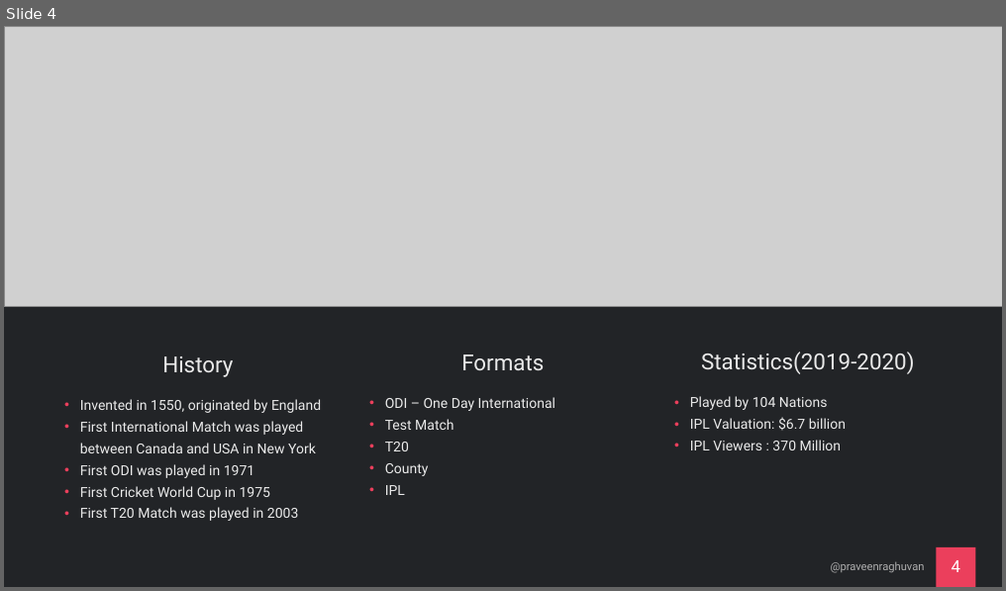
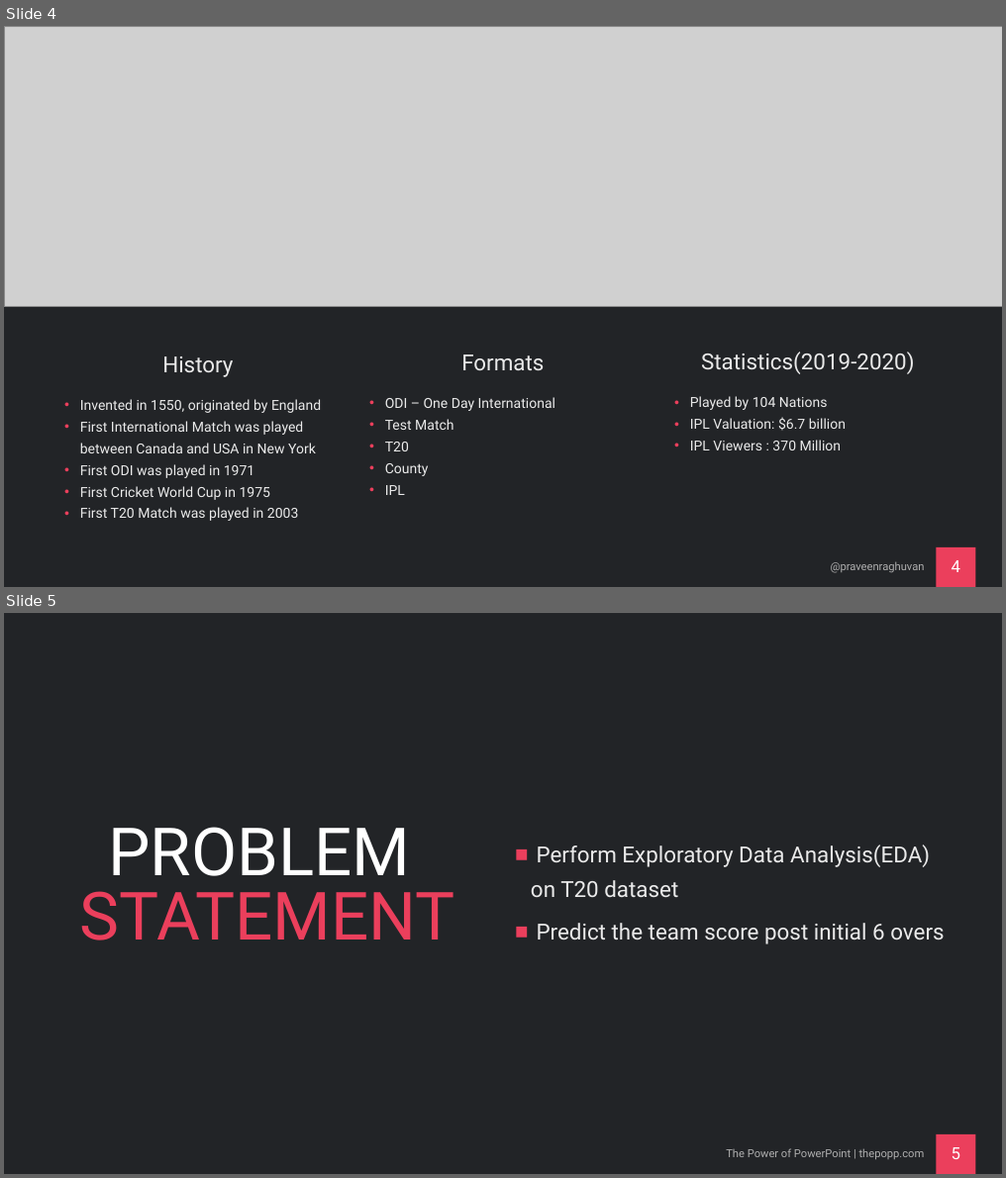
Before and after one commit to praveenraghuvanshi/tech-sessions, a slide deck: drafts/Sport Analytics/cricket-analytics.pptx. Shown one above the other, each under a label of ours: slide 4 before the commit, slides 4 and 5 after it. The pictures are 1006x591 and 1006x1178 pixels, drawn with LibreOffice and Linux fonts; fonts in the diff are those of the drawing; grey boxes stand for pictures. Boxes give left, top, right and bottom in pixels: in the first picture for what was removed or moved away, otherwise in the second. Text is boxed around its words. In the diff, an @@ line names an element or a change of style, - is before the commit and + after.

Commit message:
Cricket Analytics: Added notebook, loaded dataset

```diff
--- a/drafts/Sport Analytics/cricket-analytics.pptx
+++ b/drafts/Sport Analytics/cricket-analytics.pptx
@@ slide 5 added at bbox=[4, 613, 1002, 1174], background #222427; not listed: 1 template element that a slide beside it also shows @@
@@ title added at bbox=[80, 827, 455, 941], 96 pt, text #EB3F5C @@
+PROBLEM STATEMENT
@@ text added at bbox=[531, 845, 944, 945], 32 pt, text #EAEAEA @@
+■ Perform Exploratory Data Analysis(EDA) on T20 dataset
+■ Predict the team score post initial 6 overs
@@ text added at bbox=[726, 1149, 925, 1159], 16 pt, text #B0B0B0 @@
+The Power of PowerPoint | thepopp.com
@@ page number added at bbox=[951, 1148, 960, 1159], 24 pt, text #FFFFFF @@
+5
```
Also in this commit, not shown: 3 slides changed, 1 slide removed, 4 other files.
